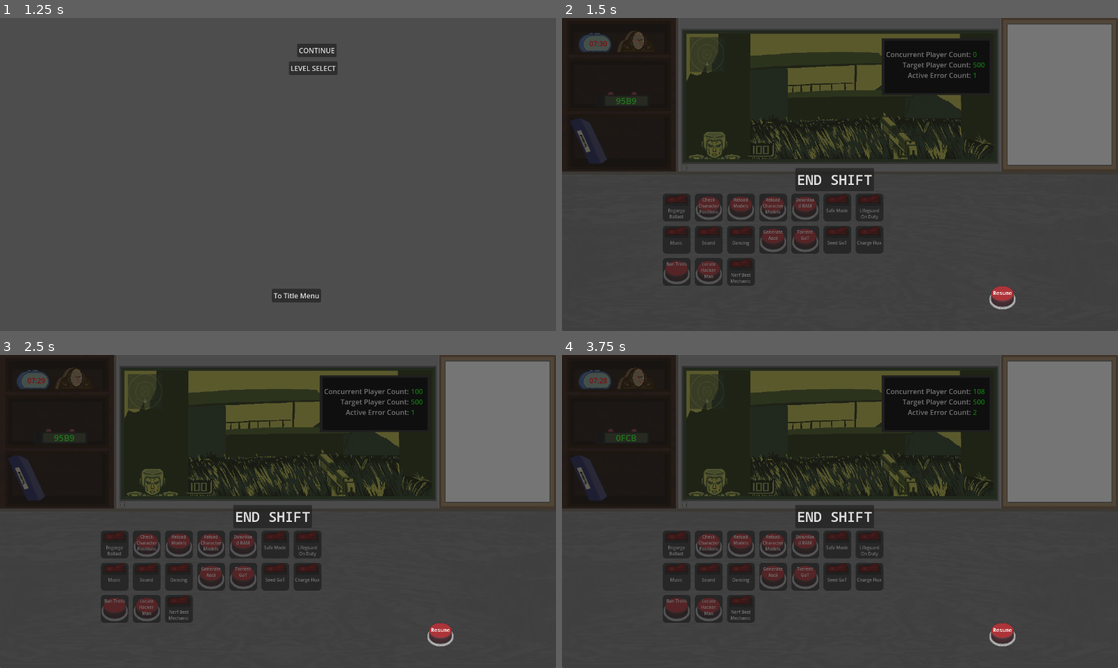
Above: before the commit, frames 1-4 (two rows, left to right).
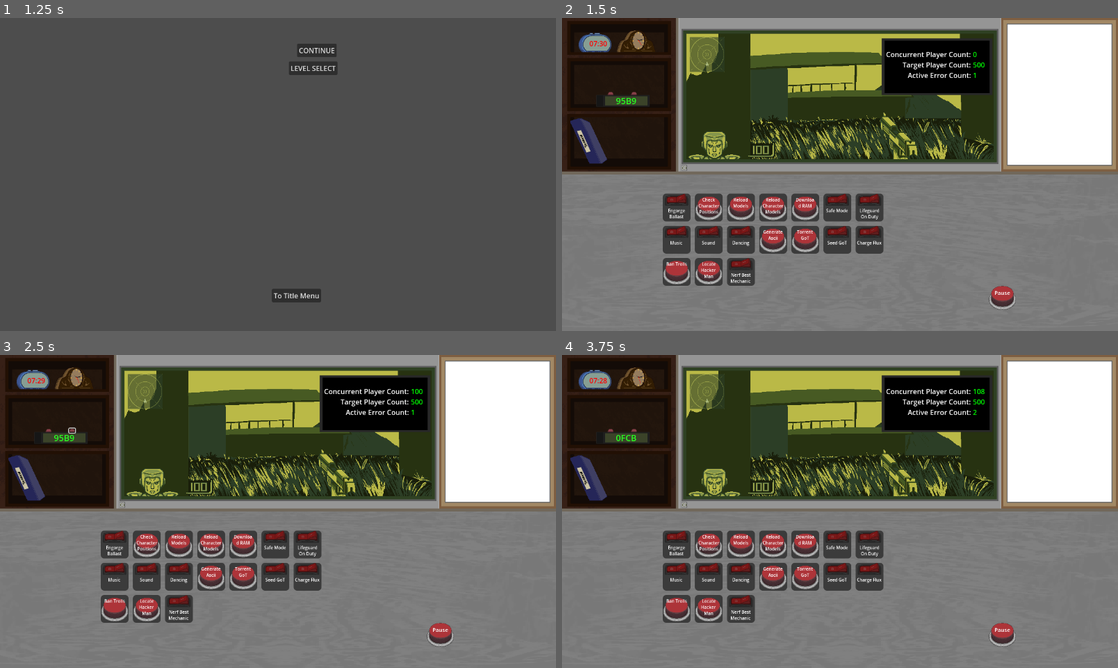
Above: after the commit, the same moments.

Repository: Carth501/team-ferret
Game: Godot game, scene res://scenes/main_menu.tscn
Two runs of this game, one before a commit and one after it. Both use one fixed random seed, a clock stepped at 60 frames per second and the inputs below. Sound files missing from this copy of the repository are replaced by a short silence.
Inputs (mouse positions are in pixels of both pictures, inside the frame that each line leads up to):
- Up to frame 1 (1.25 s): click "NEW GAME" at 0.5 s
- Up to frame 2 (1.5 s): click "CONTINUE" at 1.25 s
- Up to frame 3 (2.5 s): click (72, 430) at 2 s
- Up to frame 4 (3.75 s): click (634, 430) at 2.75 s; click (706, 545) at 3.52 s

Frame 1 is identical in both runs. In frame 2, 70% of the frame differs, in the area x 0-100%, y 0-100%; in frame 3, 71%; in frame 4, 70%.

Commit message:
fix pager error and all warnings

Diff:
--- a/scenes/cubicle.tscn
+++ b/scenes/cubicle.tscn
@@ -23,7 +23,6 @@
 [ext_resource type="Texture2D" uid="uid://dpmbu1kir072h" path="res://assets/images/gun_frames/TS_Deagle_0009.png" id="16_byysa"]
 [ext_resource type="Texture2D" uid="uid://cf5n1nah75yql" path="res://assets/images/gun_frames/TS_Deagle_0010.png" id="17_1kxj8"]
 [ext_resource type="Texture2D" uid="uid://cckojra47v0cc" path="res://assets/images/gun_frames/TS_Deagle_0011.png" id="18_kqlif"]
-[ext_resource type="Script" path="res://scripts/gun.gd" id="19_1d3tl"]
 [ext_resource type="PackedScene" uid="uid://4xcahh3vvuf3" path="res://scenes/click_player.tscn" id="21_aqy75"]
 [ext_resource type="Script" path="res://scripts/modules/button_module.gd" id="21_sb4bn"]
 [ext_resource type="FontFile" uid="uid://btdpylpyn7vym" path="res://assets/fonts/NotoSansMono-SemiBold.ttf" id="23_830fa"]
@@ -91,6 +90,8 @@
 "name": &"fire",
 "speed": 25.0
 }]
+
+[sub_resource type="GDScript" id="GDScript_gndtr"]
 
 [node name="Cubicle" type="Node" node_paths=PackedStringArray("control_panel", "timer_corral", "game_timer", "error_factory_controller", "manual_instance", "level_clock_handler")]
 script = ExtResource("1_b5jef")
@@ -233,7 +234,7 @@
 position = Vector2(758, 261)
 sprite_frames = SubResource("SpriteFrames_bn0dg")
 animation = &"fire"
-script = ExtResource("19_1d3tl")
+script = SubResource("GDScript_gndtr")
 
 [node name="manual" parent="." instance=ExtResource("5_neuwc")]
 offset_left = 18.0
@@ -242,6 +243,7 @@
 offset_bottom = -383.0
 
 [node name="pause curtain" type="Panel" parent="."]
+visible = false
 anchors_preset = 15
 anchor_right = 1.0
 anchor_bottom = 1.0
--- a/scenes/optionsMenu/settings.gd
+++ b/scenes/optionsMenu/settings.gd
@@ -25,7 +25,6 @@
 		config.set_value(sound, "music_volume", music_volume.value)
 		config.set_value(sound, "effects_volume", effects_volume.value)
 		config.save(config_path)
-		print("save_config")
 		apply_volumes()
 
 func apply_volumes():
--- a/scripts/cpc_monitor.gd
+++ b/scripts/cpc_monitor.gd
@@ -7,7 +7,7 @@
 
 func set_count(value: int):
 	var disguising_offset = rng.randfn(0, float(value)/100)
-	value = value + disguising_offset
+	value += roundi(disguising_offset)
 	concurrent_player_display.text = str(value)
 
 func set_error_count(value: int):
--- a/scripts/cubicle.gd
+++ b/scripts/cubicle.gd
@@ -87,7 +87,7 @@
 		error_schedule.append(error_item)
 
 func get_error_catalogue(level):
-	if(!level.has("errors")):
+	if(!level.gameplay.has("errors")):
 		push_warning("level has no errors list, was this intentional?")
 	var error_id_list = level.gameplay.errors.random
 	for error in error_id_list:
@@ -179,7 +179,6 @@
 	error_factory_controller.set_error_list(error_catalogue)
 
 func toggle_pause():
-	print("toggle_pause")
 	paused = !paused
 	pause_curtain.visible = paused
 	if(paused):
--- a/scripts/error_factory.gd
+++ b/scripts/error_factory.gd
@@ -22,13 +22,18 @@
 	add_child(new_error)
 	new_error.set_id(error.id)
 	new_error.set_pattern(error.pattern)
+	active_error_count += 1
+	update_active_error_count.emit(active_error_count)
+
+	# The order is important here. The connect_to_cubicle starts
+	# the resolution process. If an error already has the steps
+	# met, then it needs to process this after new_active_error
+	# has emitted and resolved_error has been connected.
+	new_active_error.emit(error)
+	new_error.resolved_error.connect(decrement_error_count)
 	new_error.connect_to_cubicle(cubicle_instance)
-	active_error_count += 1
-	new_error.resolved_error.connect(decrement_error_count)
-	update_active_error_count.emit(active_error_count)
-	new_active_error.emit(error)
 
-func decrement_error_count(id):
+func decrement_error_count(_id):
 	active_error_count -= 1
 	update_active_error_count.emit(active_error_count)
 
--- a/scripts/gun.gd
+++ /dev/null
@@ -1,11 +0,0 @@
-extends AnimatedSprite2D
-
-func _process(delta):
-	#
-	#if():
-		## Fire the gun
-		#$gun.play("fire")
-	#else:
-		## Default animation, no action
-		#$gun.play("default")
-	pass
--- a/scripts/level_clock.gd
+++ b/scripts/level_clock.gd
@@ -14,7 +14,7 @@
 		times_up.emit()
 
 func update_display():
-	var minutes = str("%02d" % (seconds_remaining/60))
+	var minutes = str("%02d" % floori(seconds_remaining/60.0))
 	var seconds = str("%02d" % (seconds_remaining%60))
 	display.text = str(minutes, ":", seconds)
 
--- a/scripts/level_select_panel.gd
+++ b/scripts/level_select_panel.gd
@@ -12,7 +12,6 @@
 	var check_scene = load("res://scenes/check_mark.tscn")
 	for level in level_data:
 		var metadata = level.metadata
-		var gameplay = level.gameplay
 		var level_row = Control.new()
 		button_container.add_child(level_row)
 		level_row.name = metadata.name + " row"
--- a/scripts/modules/abstract_module.gd
+++ b/scripts/modules/abstract_module.gd
@@ -11,4 +11,5 @@
 	return {}
 
 func set_value(setting):
-	pass
+	push_error(str(
+		"abstract_module set_value called. Attempted to set value to ", setting))
--- a/scripts/pager.gd
+++ b/scripts/pager.gd
@@ -8,6 +8,7 @@
 var error_hexes: Array[String] = []
 var current_display: int = 0
 @onready var data: data_libraries_single = get_node("/root/data_libraries_single")
+var debug_history : Array[String] = []
 
 func _ready():
 	error_code_display.text = ""
@@ -51,8 +52,10 @@
 	var old_error_hex: String = data.dereference_error_id(old_error_id).hex
 	var index = get_error_index(old_error_hex)
 	if(index == -1):
-		push_error(str("expected error with hex ", old_error_hex, " but none were found."))
+		push_error(str("expected error with hex ", old_error_hex, " but none were found.",
+		"\nCurrent array: ", error_hexes, "\nHistory array: ", debug_history))
 	error_hexes.remove_at(index)
+	debug_history.append(old_error_hex + " " + str(index))
 	if(error_hexes.size() == 0):
 		error_code_display.text = ""
 	else:
--- a/scripts/singletons/level_loader.gd
+++ b/scripts/singletons/level_loader.gd
@@ -7,6 +7,8 @@
 	next_level_id = id
 	var tree = get_tree()
 	var error = tree.change_scene_to_file("res://scenes/cubicle.tscn")
+	if(error != OK):
+		push_error(str("level_loader ", error))
 
 func load_continue():
 	load_level("L_RING-1")
--- a/scripts/singletons/save_handler.gd
+++ b/scripts/singletons/save_handler.gd
@@ -22,7 +22,6 @@
 func read_save(file_name: String):
 	var path = save_path + file_name
 	if (!FileAccess.file_exists(path)):
-		print(str("no file found @ ", path))
 		return
 
 	var save_game = FileAccess.open(path, FileAccess.READ)
@@ -37,7 +36,7 @@
 func write_save(data: Variant):
 	var path = save_path + data.name + ".save"
 	if (!FileAccess.file_exists(path)):
-		print(str("no file found @ ", path, ". Creating a new save file."))
+		push_warning(str("no file found @ ", path, ". Creating a new save file."))
 
 	var save_game = FileAccess.open(path, FileAccess.WRITE)
 	var stringified_data = JSON.stringify(data)
